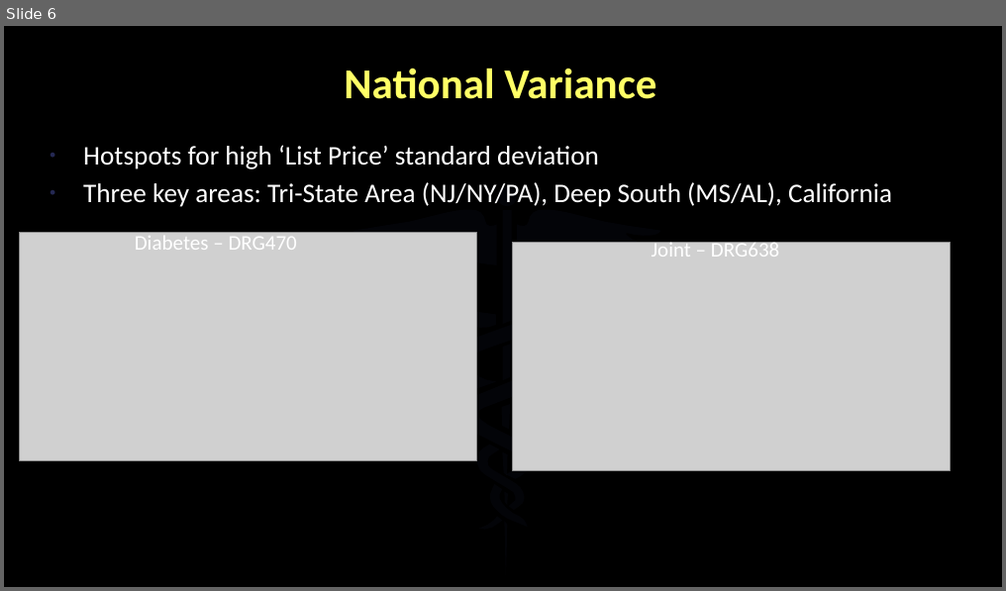
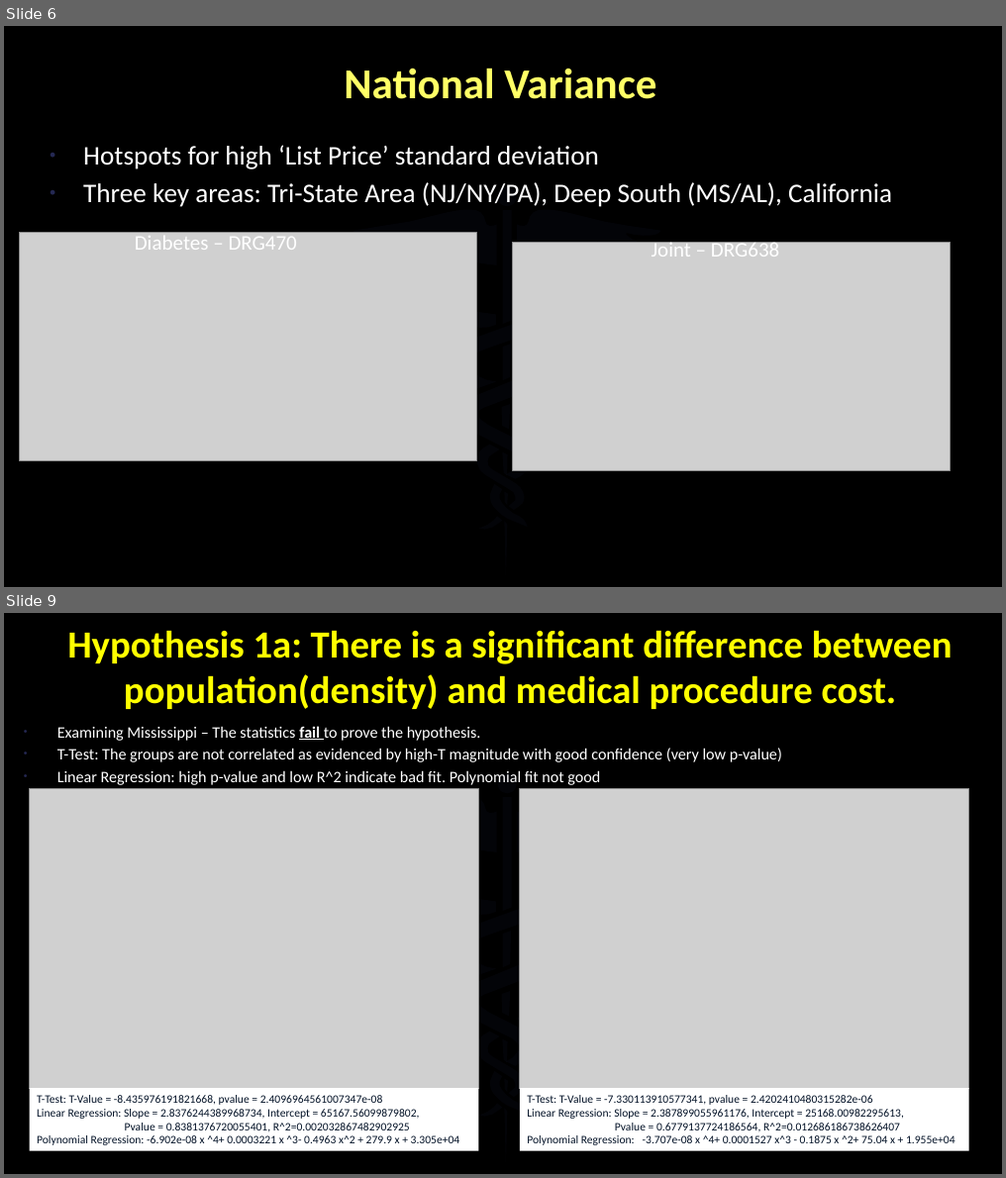
Before and after one commit to BrandinO771/viper_proj_1, a slide deck: _PRESENTATION/healthcare_cost_consitency3.pptx. Shown one above the other, each under a label of ours: slide 6 before the commit, slides 6 and 9 after it; the slides between them are not shown. The pictures are 1006x591 and 1006x1178 pixels, drawn with LibreOffice and Linux fonts; fonts in the diff are those of the drawing; grey boxes stand for pictures; background and template pictures are left out. Boxes give left, top, right and bottom in pixels: in the first picture for what was removed or moved away, otherwise in the second. Text is boxed around its words. In the diff, an @@ line names an element or a change of style, - is before the commit and + after.

```diff
--- a/_PRESENTATION/healthcare_cost_consitency3.pptx
+++ b/_PRESENTATION/healthcare_cost_consitency3.pptx
@@ slide 9 added at [4,613,1002,1174], background picture (left out); not listed: 15 template elements that a slide beside it also shows @@
@@ title added at [67,630,952,709], 36.9 pt, text #FFFF00, bold @@
+Hypothesis 1a: There is a significant difference between population(density) and medical procedure cost.
@@ text added at [57,726,782,785], 15.4 pt, text #FFFFFF @@
+• Examining Mississippi – The statistics fail to prove the hypothesis.
+• T-Test: The groups are not correlated as evidenced by high-T magnitude with good confidence (very low p-value)
+• Linear Regression: high p-value and low R^2 indicate bad fit. Polynomial fit not good
@@ picture added at [30,789,478,1088] @@
@@ picture added at [520,789,969,1088] @@
@@ freeform shape added at [516,981,548,1024], fill #121429 at 20% opacity @@
@@ rectangle added at [30,1088,478,1152], fill #FFFFFF, 11 pt, text #031227 @@
+T-Test: T-Value = -8.435976191821668, pvalue = 2.4096964561007347e-08
+Linear Regression: Slope = 2.8376244389968734, Intercept = 65167.56099879802,
+Pvalue = 0.8381376720055401, R^2=0.002032867482902925
+Polynomial Regression: -6.902e-08 x ^4+ 0.0003221 x ^3- 0.4963 x^2 + 279.9 x + 3.305e+04
@@ rectangle added at [520,1088,969,1152], fill #FFFFFF, 11 pt, text #031227 @@
+T-Test: T-Value = -7.330113910577341, pvalue = 2.4202410480315282e-06
+Linear Regression: Slope = 2.387899055961176, Intercept = 25168.00982295613,
+Pvalue = 0.6779137724186564, R^2=0.012686186738626407
+Polynomial Regression: -3.707e-08 x ^4+ 0.0001527 x^3 - 0.1875 x ^2+ 75.04 x + 1.955e+04
```
Also in this commit, not shown: 9 slides changed, 1 other slide added, 1 slide removed, 43 other files.
